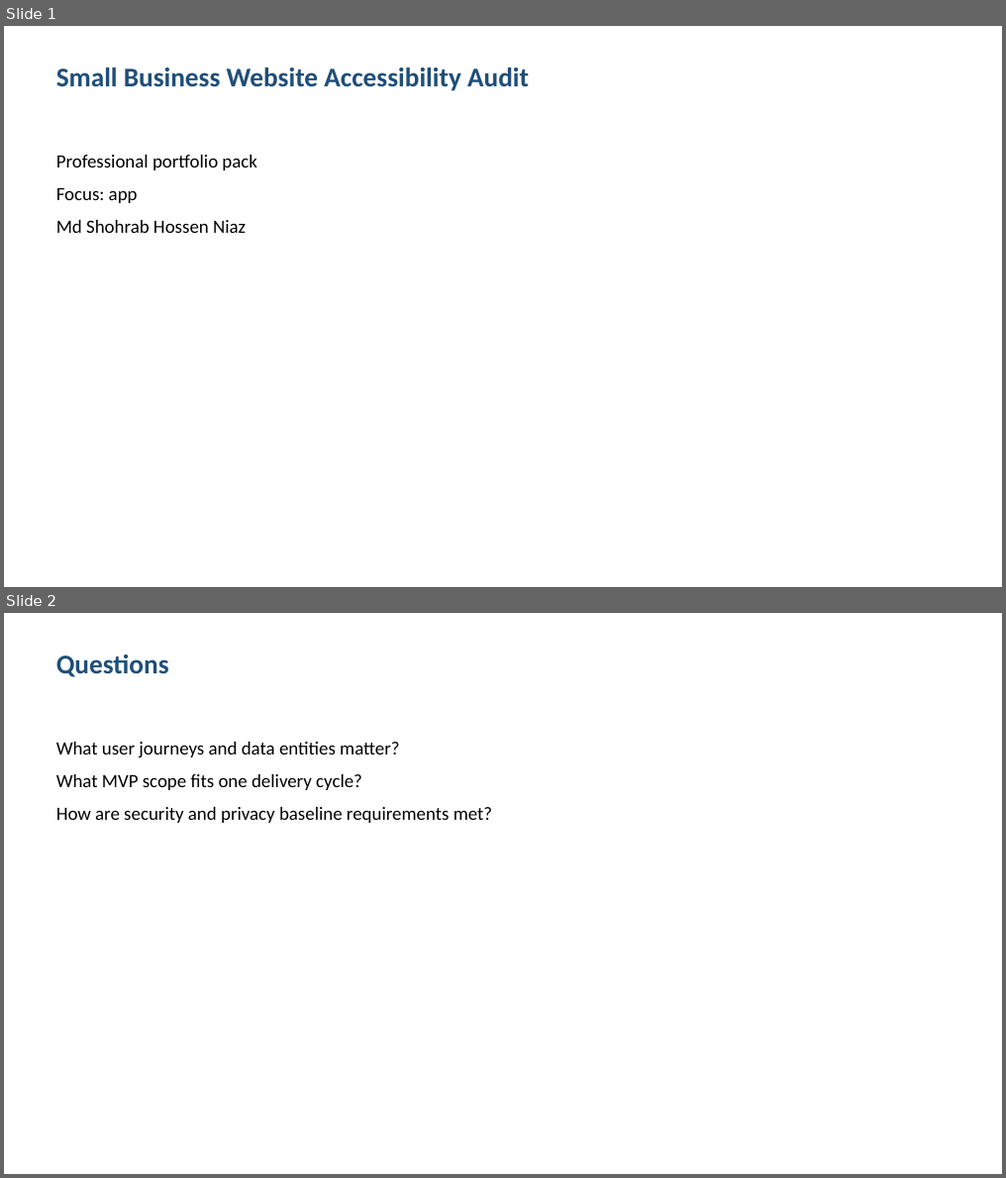
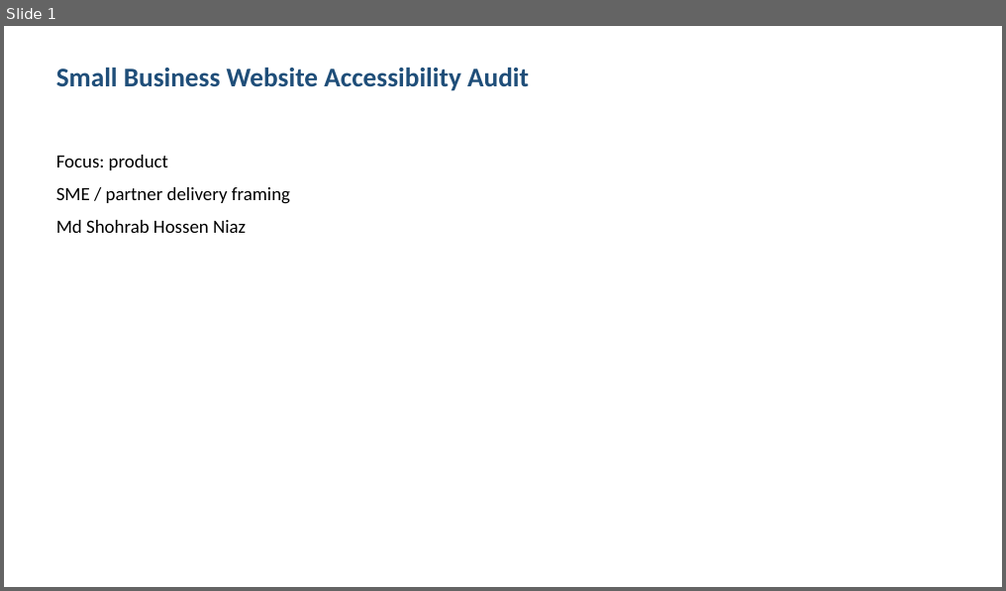
Before and after one commit to shohrabniaz/small-business-website-accessibility-audit, a slide deck: Final_Submission/02_Presentation.pptx. Shown one above the other, each under a label of ours: slides 1 and 2 before the commit, slide 1 after it. The pictures are 1006x1178 and 1006x591 pixels, drawn with LibreOffice and Linux fonts; fonts in the diff are those of the drawing. Boxes give left, top, right and bottom in pixels: in the first picture for what was removed or moved away, otherwise in the second. Text is boxed around its words. In the diff, an @@ line names an element or a change of style, - is before the commit and + after.

Commit message:
Polish portfolio pack for professional showcase readiness.

```diff
--- a/Final_Submission/02_Presentation.pptx
+++ b/Final_Submission/02_Presentation.pptx
@@ slide 2 removed at (x1=4, y1=613, x2=1002, y2=1174), background #FFFFFF @@
@@ text removed at (x1=56, y1=655, x2=169, y2=677) @@
-Questions
@@ text removed at (x1=56, y1=742, x2=492, y2=823) @@
-What user journeys and data entities matter?
-What MVP scope fits one delivery cycle?
-How are security and privacy baseline requirements met?
@@ slide 1 changed as well @@
@@ text at (x1=56, y1=155, x2=290, y2=204): text changed @@
-Professional portfolio pack
-Focus: app
+Focus: product
+SME / partner delivery framing
```
Also in this commit, not shown: 2 other slides changed, 1 slide added, 12 other files.
